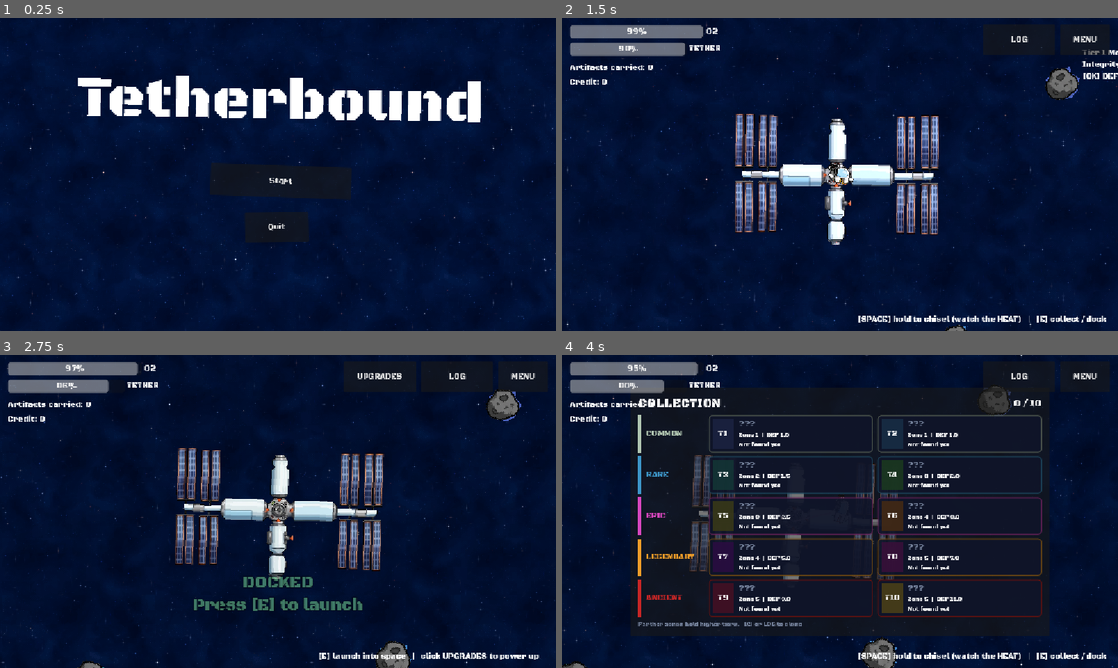
Above: before the commit, frames 1-4 (two rows, left to right).
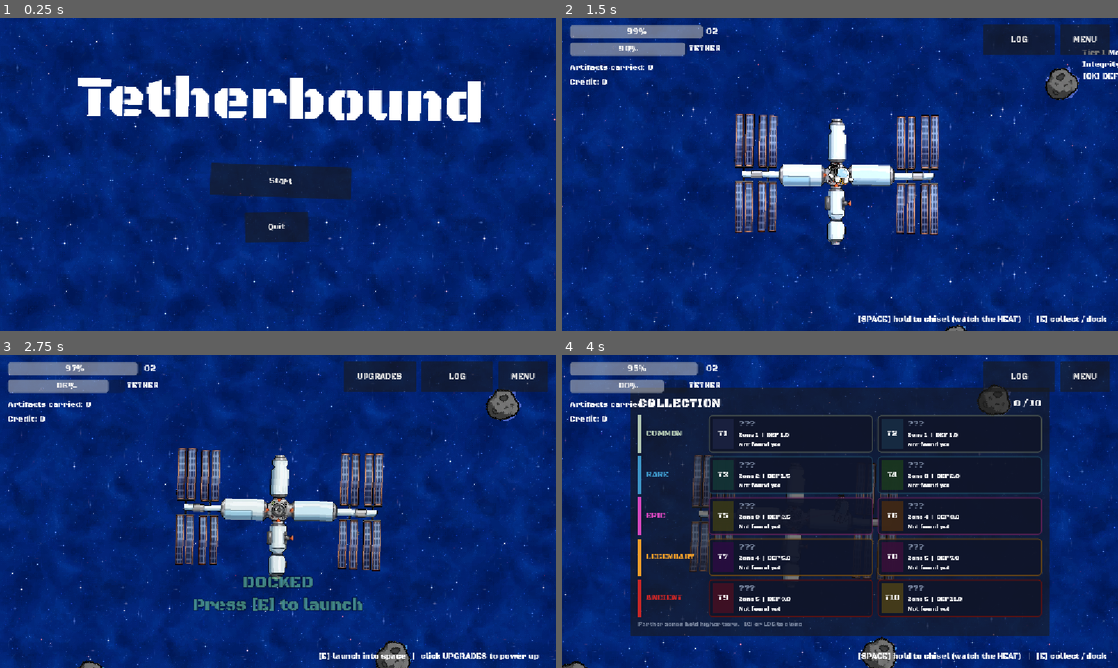
Above: after the commit, the same moments.

Repository: sirakit/Godot_Game_Jam_Project
Game: Godot game, scene res://Scenes/main_menu.tscn
Two runs of this game, one before a commit and one after it. Both use one fixed random seed, a clock stepped at 60 frames per second and the inputs below.
Inputs (mouse positions are in pixels of both pictures, inside the frame that each line leads up to):
- Up to frame 1 (0.25 s): no input
- Up to frame 2 (1.5 s): click "Start" at 0.5 s; tap E (interact) at 1.25 s; move the mouse to (1062, 83) at 1.27 s; hold D (move_right) from 1.28 s (still down); hold Space (chisel) from 1.28 s (still down); click (1062, 83) at 1.42 s
- Up to frame 3 (2.75 s): move the mouse to (166, 527) at 2.02 s; release D (move_right) at 2.03 s; release Space (chisel) at 2.03 s; hold S (move_down) from 2.03 s (still down); tap E (interact) at 2.1 s
- Up to frame 4 (4 s): tap E (interact) at 2.75 s; move the mouse to (956, 658) at 2.77 s; release S (move_down) at 2.78 s; hold D (move_right) 2.78-3.53 s; hold F (recall) 2.78-3.53 s; click (956, 658) at 2.92 s; move the mouse to (595, 664) at 3.52 s; hold W (move_up) from 3.53 s (still down); tap C (toggle_log) at 3.6 s; click (595, 664) at 3.67 s

The runs differ from the first frame. In frame 1, 94% of the frame differs, in the area x 0-100%, y 0-100%; in frame 2, 90%; in frame 3, 90%; in frame 4, 55%.

Commit message:
Updated HTML

Diff:
--- a/Scripts/debris.gd
+++ b/Scripts/debris.gd
@@ -1,5 +1,8 @@
 extends Node2D
-## ขยะอวกาศที่พุ่งเป็นคลื่น Sine พร้อมหางเส้นแสงและเอฟเฟกต์เศษกระจายเมื่อชนผู้เล่น
+## ขยะอวกาศที่พุ่งเป็นคลื่น ป้องกันอาการกระพริบที่จุด (0,0) และไม่ระเบิดหายเมื่อชนสถานีอวกาศ
+
+static var _shared_scale_curve: Curve = null
+static var _shared_color_ramp: Gradient = null
 
 @export_group("Base Stats")
 @export var speed: float = 260.0
@@ -8,17 +11,15 @@
 @export var homing_time: float = 0.8
 @export var turn_rate_deg: float = 25.0
 
-@export_group("Wave & Cartoon Juice")
-@export var wave_frequency: float = 9.0
-@export var wave_amplitude: float = 140.0
-@export var spin_speed_deg: float = 360.0
-@export var pulse_amount: float = 0.18
-@export var max_trail_points: int = 16
+@export_group("Wave Motion")
+@export var wave_frequency: float = 8.5
+@export var wave_amplitude: float = 130.0
+@export var spin_speed_deg: float = 320.0
 
 @export_group("Impact Shatter")
-@export var shatter_count: int = 18
+@export var shatter_count: int = 16
 @export var shatter_min_speed: float = 90.0
-@export var shatter_max_speed: float = 280.0
+@export var shatter_max_speed: float = 260.0
 
 var direction: Vector2 = Vector2.RIGHT
 var target: Node2D = null
@@ -26,30 +27,63 @@
 var _age: float = 0.0
 var _wave_phase: float = 0.0
 var _spin_dir: float = 1.0
-var _base_scale: Vector2 = Vector2.ONE
 var _visual_node: Node2D = null
-var _trail: Line2D = null
-var _lifetime_timer: SceneTreeTimer = null
 
 @onready var hit_area: Area2D = $Area2D
 
 
+static func _init_shared_resources() -> void:
+	if _shared_scale_curve == null:
+		_shared_scale_curve = Curve.new()
+		_shared_scale_curve.add_point(Vector2(0.0, 1.0))
+		_shared_scale_curve.add_point(Vector2(0.3, 1.2))
+		_shared_scale_curve.add_point(Vector2(1.0, 0.0))
+
+	if _shared_color_ramp == null:
+		_shared_color_ramp = Gradient.new()
+		_shared_color_ramp.set_color(0, Color(1.0, 0.95, 0.6, 1.0))
+		_shared_color_ramp.add_point(0.25, Color(1.0, 0.5, 0.2, 1.0))
+		_shared_color_ramp.add_point(0.65, Color(0.55, 0.55, 0.6, 0.9))
+		_shared_color_ramp.set_color(1, Color(0.3, 0.3, 0.35, 0.0))
+
+
+func _init() -> void:
+	# ซ่อนตัวตั้งแต่วินาทีที่ถูก instantiate() เพื่อไม่ให้กระพริบที่จุด (0,0) เด็ดขาด
+	visible = false
+
+
 func _ready() -> void:
+	_init_shared_resources()
 	z_index = 2
+	# ปิด Physics Interpolation ของโหนดนี้เพื่อป้องกันภาพวาร์ปข้ามหน้าจอในเฟรมแรก
+	physics_interpolation_mode = Node.PHYSICS_INTERPOLATION_MODE_OFF
+
 	hit_area.body_entered.connect(_on_body_entered)
 	rotation = direction.angle()
 
 	_wave_phase = randf() * TAU
 	_spin_dir = -1.0 if randf() < 0.5 else 1.0
 
-	_setup_visual_ref()
-	_setup_wave_trail()
+	for child: Node in get_children():
+		if child is Sprite2D or child is AnimatedSprite2D:
+			_visual_node = child as Node2D
+			break
 
-	_lifetime_timer = get_tree().create_timer(lifetime)
-	_lifetime_timer.timeout.connect(_on_lifetime_timeout)
+	get_tree().create_timer(lifetime).timeout.connect(_on_timeout)
+
+	# รอให้ Spawner กำหนด global_position และ direction ให้เสร็จในเฟรมแรกก่อนค่อยแสดงผล
+	await get_tree().process_frame
+	if is_instance_valid(self):
+		reset_physics_interpolation()
+		modulate.a = 0.0
+		visible = true
+		create_tween().tween_property(self, "modulate:a", 1.0, 0.15)
 
 
 func _process(delta: float) -> void:
+	if not visible:
+		return
+
 	_age += delta
 	if target != null and is_instance_valid(target) and _age < homing_time:
 		var want: float = (target.global_position - global_position).angle()
@@ -65,55 +99,11 @@
 	position += final_velocity * delta
 	rotation = final_velocity.angle()
 
-	_update_cartoon_juice(delta)
-	_update_trail()
-
-
-func _setup_visual_ref() -> void:
-	for child: Node in get_children():
-		if child is Sprite2D or child is AnimatedSprite2D:
-			_visual_node = child as Node2D
-			_base_scale = _visual_node.scale
-			break
-
-
-func _setup_wave_trail() -> void:
-	_trail = Line2D.new()
-	_trail.top_level = true
-	_trail.z_index = z_index - 1
-	_trail.width = 7.0
-
-	var curve := Curve.new()
-	curve.add_point(Vector2(0.0, 0.0))
-	curve.add_point(Vector2(1.0, 1.0))
-	_trail.width_curve = curve
-
-	var grad := Gradient.new()
-	grad.set_color(0, Color(1.0, 0.35, 0.2, 0.0))
-	grad.set_color(1, Color(1.0, 0.85, 0.3, 0.75))
-	_trail.gradient = grad
-
-	add_child(_trail)
-
-
-func _update_cartoon_juice(delta: float) -> void:
-	if not is_instance_valid(_visual_node):
-		return
-	_visual_node.rotation += deg_to_rad(spin_speed_deg * _spin_dir) * delta
-	var pulse: float = sin(_age * wave_frequency * 2.0 + _wave_phase) * pulse_amount
-	_visual_node.scale = _base_scale * Vector2(1.0 + pulse, 1.0 - pulse * 0.7)
-
-
-func _update_trail() -> void:
-	if not is_instance_valid(_trail):
-		return
-	_trail.add_point(global_position)
-	if _trail.get_point_count() > max_trail_points:
-		_trail.remove_point(0)
+	if is_instance_valid(_visual_node):
+		_visual_node.rotation += deg_to_rad(spin_speed_deg * _spin_dir) * delta
 
 
 func _spawn_shatter_effect() -> void:
-	# สร้าง CPUParticles2D แยกไปวางในฉากหลักเพื่อให้เล่นเอฟเฟกต์ต่อได้แม้ตัวขยะถูก queue_free()
 	var particles := CPUParticles2D.new()
 	particles.global_position = global_position
 	particles.z_index = z_index + 1
@@ -123,7 +113,6 @@
 	particles.lifetime = 0.55
 	particles.explosiveness = 0.95
 
-	# กระจายรอบทิศทาง 360 องศาในสภาวะไร้น้ำหนัก
 	particles.spread = 180.0
 	particles.gravity = Vector2.ZERO
 	particles.initial_velocity_min = shatter_min_speed
@@ -133,22 +122,10 @@
 	particles.angular_velocity_min = -540.0
 	particles.angular_velocity_max = 540.0
 
-	# ปรับขนาดเศษขยะให้เป็นก้อนเหลี่ยมแบบ Pixel Art ที่ค่อยๆ หดเล็กลง
 	particles.scale_amount_min = 3.5
 	particles.scale_amount_max = 7.5
-	var scale_curve := Curve.new()
-	scale_curve.add_point(Vector2(0.0, 1.0))
-	scale_curve.add_point(Vector2(0.3, 1.2))
-	scale_curve.add_point(Vector2(1.0, 0.0))
-	particles.scale_amount_curve = scale_curve
-
-	# ไล่สีจากประกายไฟสว่างจ้าตอนกระแทก -> สีส้ม -> สีเทาเศษหินอวกาศก่อนจางหาย
-	var color_ramp := Gradient.new()
-	color_ramp.set_color(0, Color(1.0, 0.95, 0.6, 1.0))
-	color_ramp.add_point(0.25, Color(1.0, 0.5, 0.2, 1.0))
-	color_ramp.add_point(0.65, Color(0.55, 0.55, 0.6, 0.9))
-	color_ramp.set_color(1, Color(0.3, 0.3, 0.35, 0.0))
-	particles.color_ramp = color_ramp
+	particles.scale_amount_curve = _shared_scale_curve
+	particles.color_ramp = _shared_color_ramp
 
 	var scene_root: Node = get_tree().current_scene
 	if is_instance_valid(scene_root):
@@ -157,15 +134,19 @@
 		particles.finished.connect(particles.queue_free)
 
 
-func _on_lifetime_timeout() -> void:
+func _on_timeout() -> void:
 	if is_instance_valid(self):
 		queue_free()
 
 
 func _on_body_entered(body: Node2D) -> void:
-	if body.is_in_group("player") and Game.is_outside:
+	# เช็คเฉพาะ Player เท่านั้น! ถ้าชน StaticBody2D ของสถานีอวกาศให้บินทะลุผ่านไปเลย ไม่ต้องลบตัวเอง
+	if not body.is_in_group("player"):
+		return
+
+	if Game.is_outside:
 		Game.oxygen = maxf(0.0, Game.oxygen - oxygen_damage)
 		Game.oxygen_changed.emit(Game.oxygen, Game.oxygen_max)
 		Game.debris_hit.emit()
 		_spawn_shatter_effect()
-	queue_free()
+		queue_free()
--- a/Scripts/meteorite.gd
+++ b/Scripts/meteorite.gd
@@ -329,7 +329,7 @@
 	popup.top_level = true
 	popup.z_index = 20
 	popup.global_position = global_position + Vector2(-40.0, -35.0)
-	popup.text = ("PERFECT! +$%d" % final_value) if is_perfect else ("+$%d" % final_value)
+	popup.text = ("PERFECT! + %d pt" % final_value) if is_perfect else ("+ %d pt" % final_value)
 	popup.modulate = Color(1.0, 0.9, 0.25) if is_perfect else Color(0.45, 1.0, 0.65)
 
 	var scene_root: Node = get_tree().current_scene
--- a/Scripts/space_background.gd
+++ b/Scripts/space_background.gd
@@ -1,98 +1,98 @@
 extends Node2D
-## พื้นหลังอวกาศรุ่นปรับแต่งประสิทธิภาพสำหรับ WebGL (ลด Overdraw และ Shader Recompile)
+## พื้นหลังอวกาศแบบ Hardware Region Repeat แก้ปัญหาขอบจอแหว่งและลด Draw Calls บนเว็บ
 
-@export_group("Drift & Twinkle")
 @export var base_drift: Vector2 = Vector2(-12.0, 6.0)
-@export var twinkle_speed: float = 2.0
+@export var enable_shooting_stars_on_web: bool = false
 
-@export_group("Shooting Stars")
-@export var min_star_interval: float = 2.5
-@export var max_star_interval: float = 5.5
-@export var star_length: float = 80.0
-@export var star_width: float = 2.5
-
-var _time: float = 0.0
-var _color_update_timer: float = 0.0
-var _shooting_star_timer: float = 2.0
+var _shooting_star_timer: float = 4.0
 var _player_ref: CharacterBody2D = null
 
 @onready var layer_far: Parallax2D = $Background
-@onready var layer_mid: Parallax2D = $Background2
-@onready var layer_near: Parallax2D = $Background3
+@onready var layer_mid: Parallax2D = get_node_or_null("Background2") as Parallax2D
+@onready var layer_near: Parallax2D = get_node_or_null("Background3") as Parallax2D
 
 
 func _ready() -> void:
 	z_index = -100
-	# ลด Repeat Times บนเว็บเพื่อไม่ให้วาด Tile เกินขอบจอมากเกินไป
-	if OS.has_feature("web"):
-		layer_far.repeat_times = 4
-		layer_mid.repeat_times = 4
-		layer_near.repeat_times = 4
+	_setup_seamless_layer(layer_far, 1.0)
+
+	# บนเว็บให้ปิดชั้นที่ 3 เพื่อลด Overdraw เหลือแค่ 2 ชั้นก็ดูมีมิติและลื่นไหลมาก
+	if is_instance_valid(layer_mid):
+		_setup_seamless_layer(layer_mid, 0.65)
+	if is_instance_valid(layer_near):
+		if OS.has_feature("web"):
+			layer_near.visible = false
+		else:
+			_setup_seamless_layer(layer_near, 0.5)
 
 
 func _process(delta: float) -> void:
-	_time += delta
 	if not is_instance_valid(_player_ref):
 		_player_ref = get_tree().get_first_node_in_group("player") as CharacterBody2D
 
-	# อัปเดตความโปร่งใสแค่ 15 ครั้งต่อวินาทีแทนทุกเฟรม เพื่อลดการสั่ง Batch Re-upload บน WebGL
-	_color_update_timer += delta
-	if _color_update_timer >= 0.066:
-		_color_update_timer = 0.0
-		_update_twinkle_lightweight()
+	_update_dynamic_drift()
 
-	_update_dynamic_drift()
-	_update_shooting_stars(delta)
+	if not OS.has_feature("web") or enable_shooting_stars_on_web:
+		_update_shooting_stars(delta)
 
 
-func _update_twinkle_lightweight() -> void:
-	layer_mid.modulate.a = 0.55 + (sin(_time * twinkle_speed) * 0.2)
-	layer_near.modulate.a = 0.50 + (cos(_time * twinkle_speed * 1.3) * 0.25)
+func _setup_seamless_layer(layer: Parallax2D, alpha: float) -> void:
+	if not is_instance_valid(layer):
+		return
+
+	# ใช้ Hardware Texture Repeat แทนการให้ Parallax2D วาดโหนดซ้ำหลายสิบรอบ
+	layer.repeat_size = Vector2(320.0, 320.0)
+	layer.repeat_times = 1
+	layer.modulate = Color(1.0, 1.0, 1.0, alpha)
+
+	for child: Node in layer.get_children():
+		if child is Sprite2D:
+			var sp := child as Sprite2D
+			sp.centered = true
+			sp.texture_repeat = CanvasItem.TEXTURE_REPEAT_ENABLED
+			sp.region_enabled = true
+			# กางแผ่นดาวขนาด 3840x2560 พิกเซลใน Draw Call เดียว คลุมหน้าจอทุกขนาดไม่ให้เห็นขอบสีเทา
+			sp.region_rect = Rect2(0.0, 0.0, 3840.0, 2560.0)
+			sp.position = Vector2.ZERO
 
 
 func _update_dynamic_drift() -> void:
 	var player_vel_offset := Vector2.ZERO
 	if is_instance_valid(_player_ref):
-		player_vel_offset = -_player_ref.velocity * 0.05
+		player_vel_offset = -_player_ref.velocity * 0.04
 
 	var active_drift: Vector2 = base_drift + player_vel_offset
-	layer_far.autoscroll = active_drift * 0.25
-	layer_mid.autoscroll = active_drift * 0.65
-	layer_near.autoscroll = active_drift * 1.25
+	if is_instance_valid(layer_far):
+		layer_far.autoscroll = active_drift * 0.25
+	if is_instance_valid(layer_mid):
+		layer_mid.autoscroll = active_drift * 0.65
+	if is_instance_valid(layer_near) and layer_near.visible:
+		layer_near.autoscroll = active_drift * 1.2
 
 
 func _update_shooting_stars(delta: float) -> void:
 	_shooting_star_timer -= delta
 	if _shooting_star_timer <= 0.0:
-		_shooting_star_timer = randf_range(min_star_interval, max_star_interval)
+		_shooting_star_timer = randf_range(4.0, 8.0)
 		_spawn_shooting_star()
 
 
 func _spawn_shooting_star() -> void:
 	var star_line := Line2D.new()
 	star_line.z_index = 5
-	star_line.width = star_width
-	star_line.default_color = Color(0.85, 0.95, 1.0, 0.85)
+	star_line.width = 2.0
+	star_line.default_color = Color(0.85, 0.95, 1.0, 0.8)
 
-	var dir := Vector2(randf_range(-1.0, -0.4), randf_range(0.3, 0.9)).normalized()
+	var dir := Vector2(-0.8, 0.6).normalized()
 	star_line.add_point(Vector2.ZERO)
-	star_line.add_point(-dir * star_length)
+	star_line.add_point(-dir * 65.0)
 
-	var cam_center := Vector2.ZERO
 	var cam: Camera2D = get_viewport().get_camera_2d()
-	if is_instance_valid(cam):
-		cam_center = cam.get_screen_center_position()
-	elif is_instance_valid(_player_ref):
-		cam_center = _player_ref.global_position
-
-	var view_size: Vector2 = get_viewport_rect().size * 0.45
-	star_line.global_position = cam_center + Vector2(
-		randf_range(-view_size.x, view_size.x),
-		randf_range(-view_size.y, view_size.y)
-	)
+	var center: Vector2 = cam.get_screen_center_position() if is_instance_valid(cam) else Vector2.ZERO
+	star_line.global_position = center + Vector2(randf_range(-400.0, 400.0), randf_range(-250.0, 250.0))
 	add_child(star_line)
 
-	var tween: Tween = create_tween().set_parallel(true)
-	tween.tween_property(star_line, "global_position", star_line.global_position + dir * 600.0, 0.5)
-	tween.tween_property(star_line, "modulate:a", 0.0, 0.5)
-	tween.chain().tween_callback(star_line.queue_free)
+	var tw: Tween = create_tween().set_parallel(true)
+	tw.tween_property(star_line, "global_position", star_line.global_position + dir * 500.0, 0.45)
+	tw.tween_property(star_line, "modulate:a", 0.0, 0.45)
+	tw.chain().tween_callback(star_line.queue_free)
Not shown, changed: Web_build/index.pck
